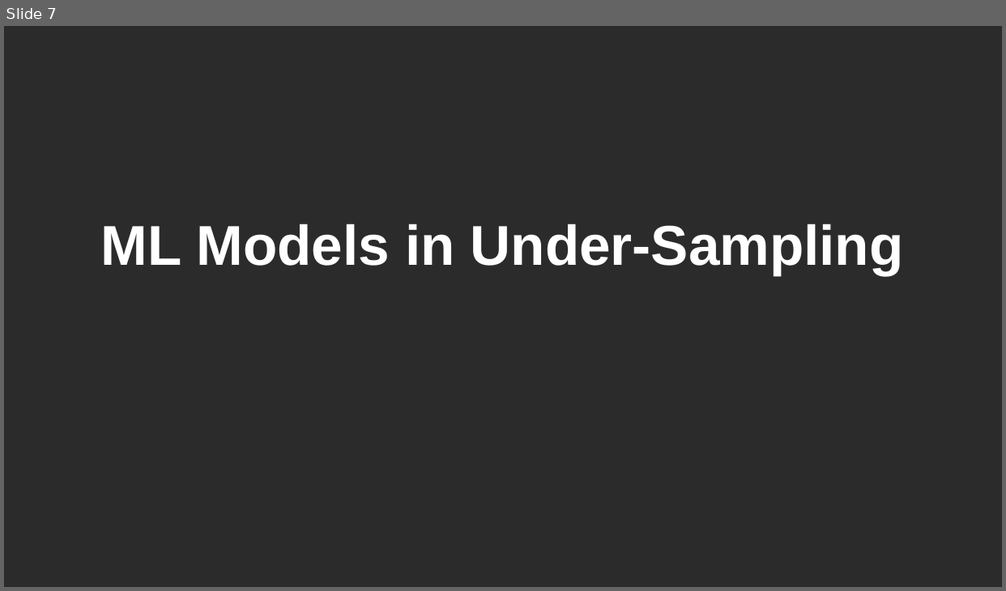
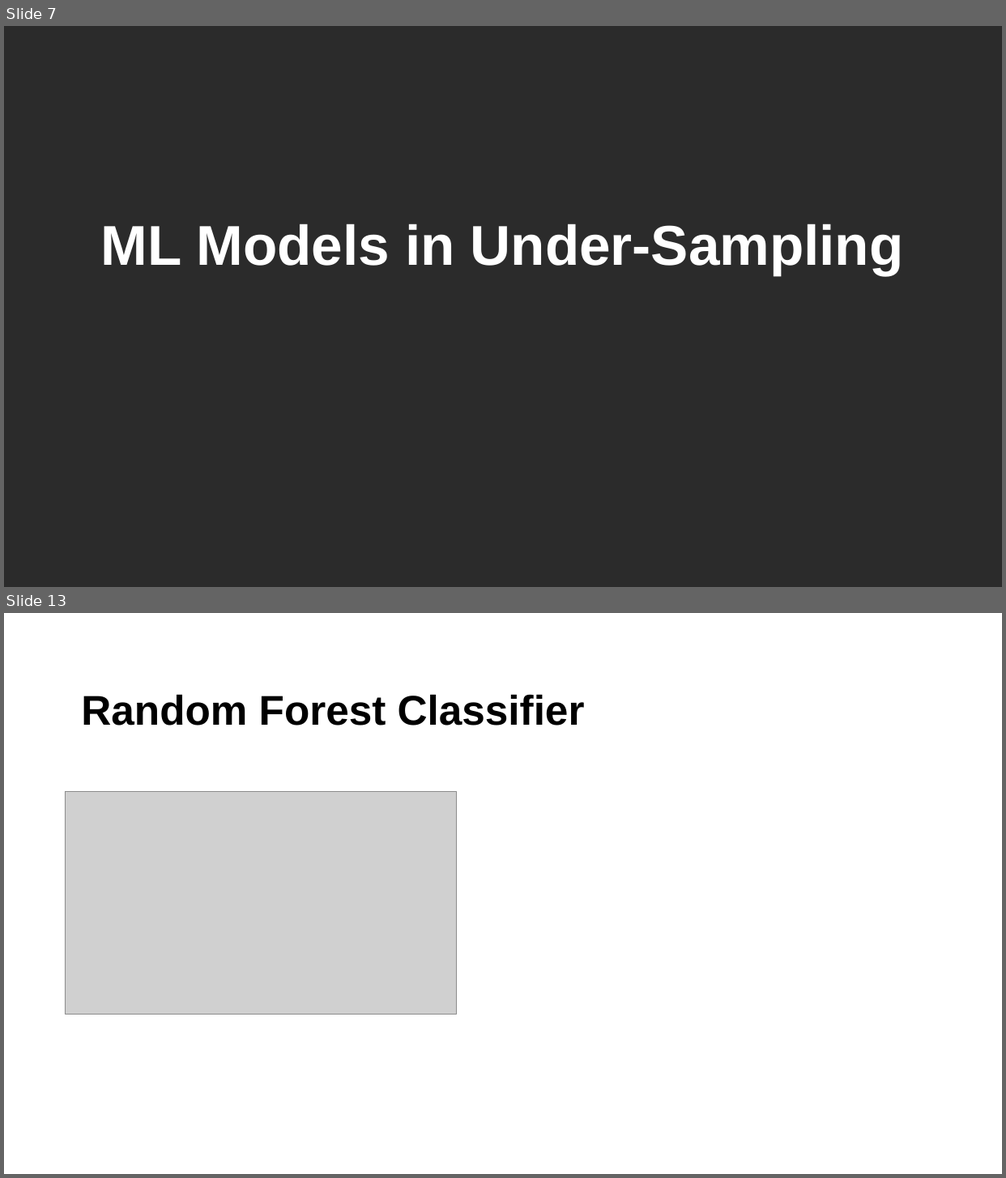
Before and after one commit to orangekim28/Team5_DataMining6103, a slide deck: Data_Mining_Team5.pptx. Shown one above the other, each under a label of ours: slide 7 before the commit, slides 7 and 13 after it; the slides between them are not shown. The pictures are 1006x591 and 1006x1178 pixels, drawn with LibreOffice and Linux fonts; fonts in the diff are those of the drawing; grey boxes stand for pictures; background and template pictures are left out; a plain dark background stands for a picture behind light text. Boxes give left, top, right and bottom in pixels: in the first picture for what was removed or moved away, otherwise in the second. Text is boxed around its words. In the diff, an @@ line names an element or a change of style, - is before the commit and + after.

```diff
--- a/Data_Mining_Team5.pptx
+++ b/Data_Mining_Team5.pptx
@@ slide 13 added at [4,613,1002,1174], background picture (left out) @@
@@ title added at [81,694,585,726], 40 pt, text #000000, bold @@
+Random Forest Classifier
@@ picture added at [66,792,456,1015] @@
```
Also in this commit, not shown: 1 slide changed, 7 other slides added.
